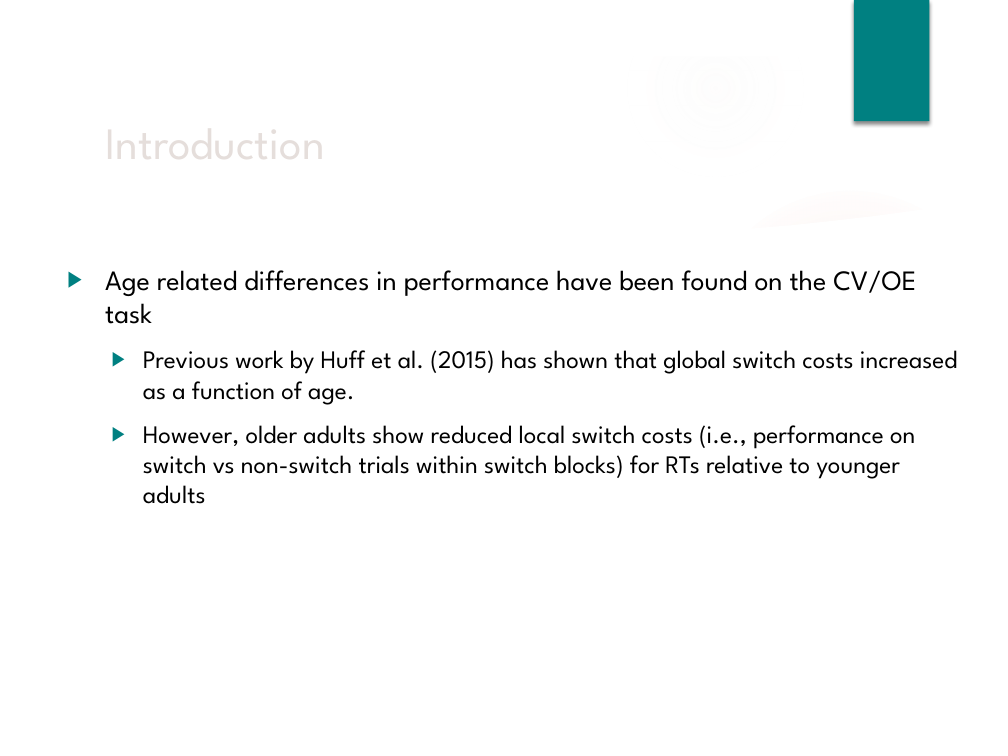
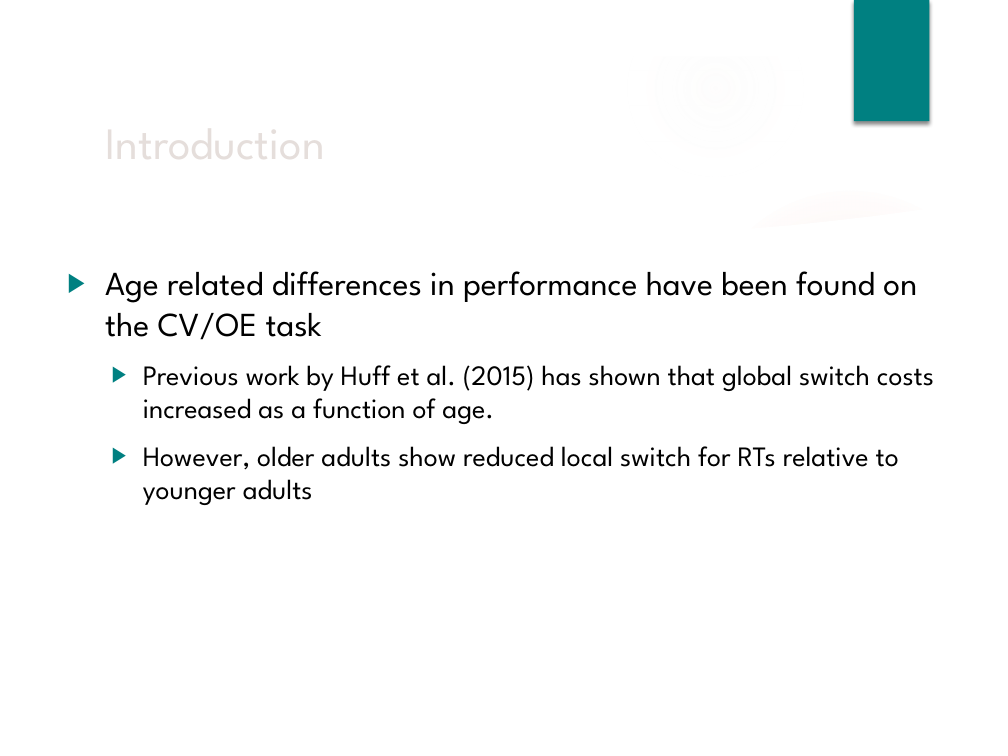
Before and after one commit to npm27/Spring-2019-Projects, a slide deck: slide 11 of CVOE/3 Presentations/Brown Bag Fall 19.pptx (slide 8 before the commit). Drawn at 1008x756 pixels with LibreOffice and Linux fonts; fonts in the diff are those of the drawing; background and template pictures are left out. Boxes give left, top, right and bottom in pixels: in the first picture for what was removed or moved away, otherwise in the second. Text is boxed around its words. In the diff, an @@ line names an element or a change of style, - is before the commit and + after.

```diff
--- a/CVOE/3 Presentations/Brown Bag Fall 19.pptx
+++ b/CVOE/3 Presentations/Brown Bag Fall 19.pptx
@@ text at <box>105,271,934,424</box>: size 20 to 24 pt in "Age related differences in performance have been ..."; size 18 to 20 pt in "Previous work by Huff et al. (2015) ..." @@
@@ text at <box>143,446,899,505</box>: text changed; size 18 to 20 pt @@
-  ▶ However, older adults show reduced local switch costs (i.e., performance on switch vs non-switch trials within switch blocks) for RTs relative to younger adults
+  ▶ However, older adults show reduced local switch for RTs relative to younger adults
```
Also in this commit, not shown: 18 other slides changed, 11 slides added, 18 other files.
